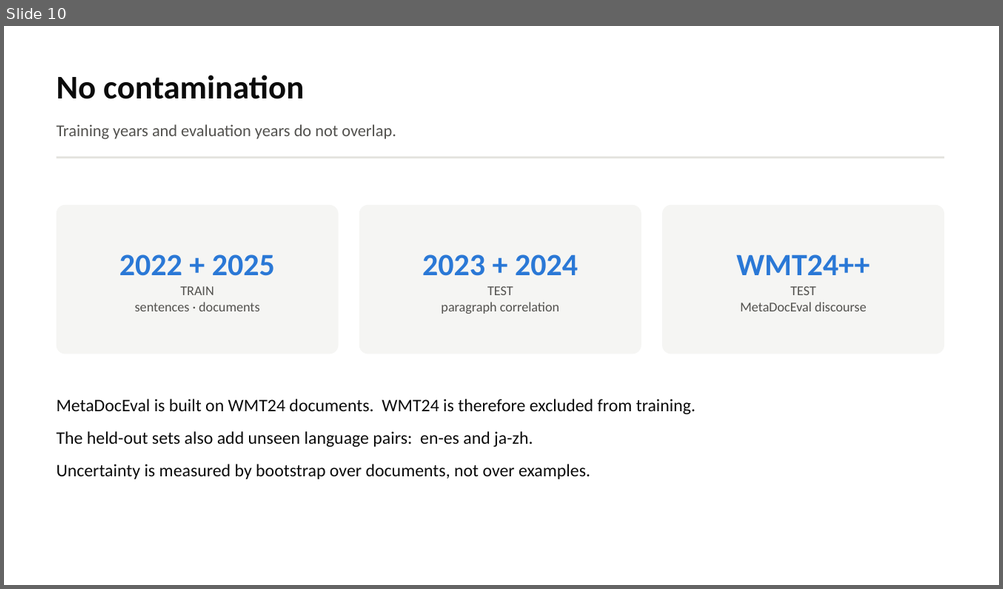
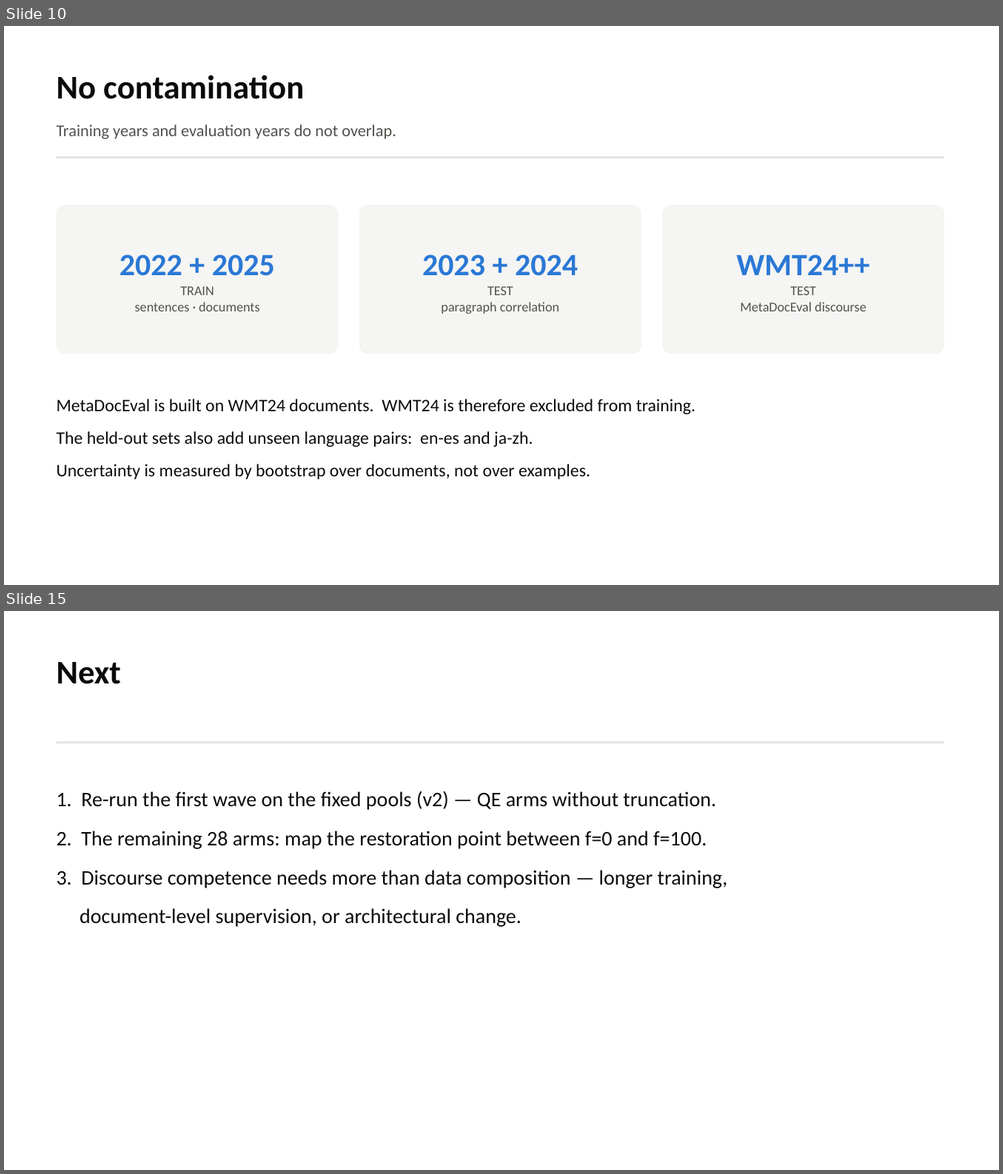
Before and after one commit to Jeerhz/FDTEM, a slide deck: docs/FDTEM_length_training_experiment.pptx. Shown one above the other, each under a label of ours: slide 10 before the commit, slides 10 and 15 after it; the slides between them are not shown. The pictures are 1003x589 and 1003x1174 pixels, drawn with LibreOffice and Linux fonts; fonts in the diff are those of the drawing. Boxes give left, top, right and bottom in pixels: in the first picture for what was removed or moved away, otherwise in the second. Text is boxed around its words. In the diff, an @@ line names an element or a change of style, - is before the commit and + after.

```diff
--- a/docs/FDTEM_length_training_experiment.pptx
+++ b/docs/FDTEM_length_training_experiment.pptx
@@ slide 15 added at [4,611,999,1170], background #FFFFFF @@
@@ text added at [57,662,121,684], 32 pt, text #0B0B0B, bold @@
+Next
@@ rectangle added at [57,741,944,743], fill #E3E2DE @@
@@ text added at [57,791,728,927], 20 pt, text #0B0B0B @@
+1. Re-run the first wave on the fixed pools (v2) — QE arms without truncation.
+2. The remaining 28 arms: map the restoration point between f=0 and f=100.
+3. Discourse competence needs more than data composition — longer training,
+document-level supervision, or architectural change.
```
Also in this commit, not shown: 2 slides changed, 4 other slides added, 1 slide removed, 29 other files.
